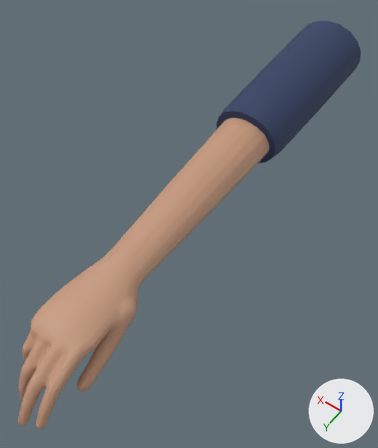
Before and after pictures for a commit that changed the glTF model models/tay/tay_kep.glb.
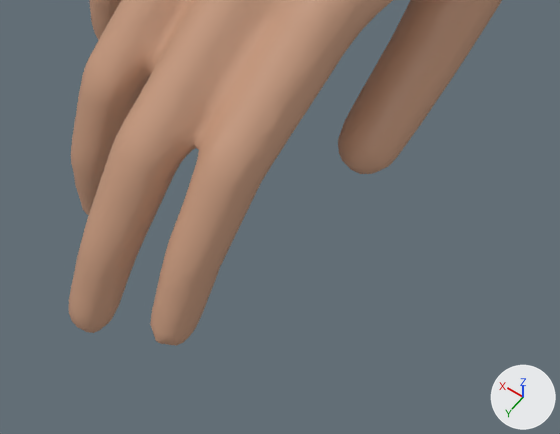
There are two pictures of each version: one whole from a 50 mm lens placed at (-0.263, 0.218, 0.526), pointed at (-0.006, -0.142, -0.041), one close up on the part from 1% to 33% of the width and 79% to 100% of the height. Lighting does not change. The marker at lower right points along +X, +Y and +Z. The first two pictures are the older version. Vertices at exactly the same position are counted once.

The first close-up shows 'tay_kep'.
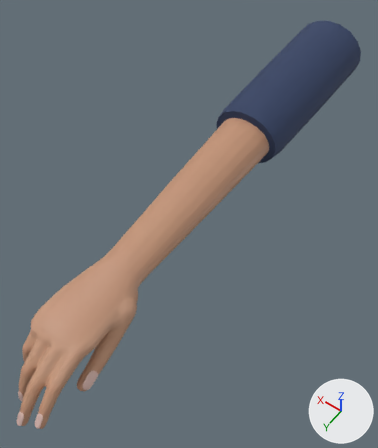
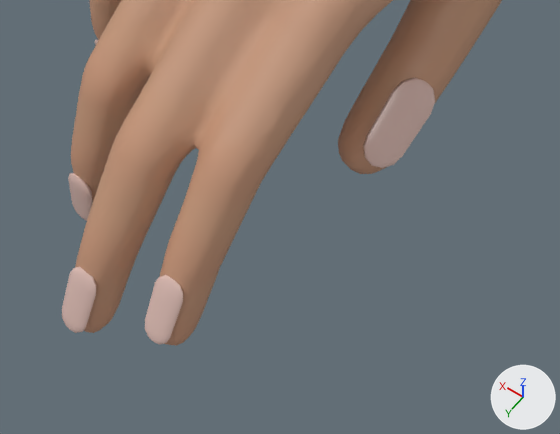
Patch to the scene script:
```diff
--- a/models/tay/tay_kep.glb.py
+++ b/models/tay/tay_kep.glb.py
@@ mat_da @@
 n0 = _N.new('ShaderNodeBsdfPrincipled'); n0.name = 'Principled BSDF'
-n0.inputs[0].default_value = (0.55, 0.31, 0.2, 1.0)  # 'Base Color', brown #c4977c
 n0.inputs[2].default_value = 0.55  # 'Roughness'
 n1 = _N.new('ShaderNodeOutputMaterial'); n1.name = 'Material Output'
+n2 = _N.new('ShaderNodeMix'); n2.name = 'Mix'
+n2.data_type = 'RGBA'
+n2.blend_type = 'MULTIPLY'
+n2.inputs[0].default_value = 1.0  # 'Factor'
+n2.inputs[7].default_value = (0.55, 0.31, 0.2, 1.0)  # 'B', brown #c4977c
+n3 = _N.new('ShaderNodeVertexColor'); n3.name = 'Color Attribute'
 _L.new(n0.outputs[0], n1.inputs[0])  # 'BSDF' to 'Surface'
+_L.new(n2.outputs[2], n0.inputs[0])  # 'Result' to 'Base Color'
+_L.new(n3.outputs[0], n2.inputs[6])  # 'Color' to 'A'
@@ mat_mong @@
+mat_mong = bpy.data.materials.new('Mong')
+# nodes: BsdfPrincipled, Mix, OutputMaterial, VertexColor
+# colours: beige #ddbcb3, mixed with the vertex colours
@@ me_tay_kep @@
 # used by ob_tay_kep; location = (0.0, 0.0, 0.0)
-me_tay_kep.from_pydata(...)  # 4534 vertices, 9060 faces; spans x -0.058..0.058, y -0.56..0.179, z -0.07..0.053
+me_tay_kep.from_pydata(...)  # 5014 vertices, 10000 faces; spans x -0.058..0.058, y -0.56..0.181, z -0.07..0.053
+# me_tay_kep part 1: a new loose piece of 96 vertices spanning x -0.035..-0.026, y 0.16..0.172, z -0.047..-0.032, in mat_mong
+# me_tay_kep part 2: a new loose piece of 96 vertices spanning x -0.014..-0.005, y 0.17..0.181, z -0.056..-0.04, in mat_mong
+# me_tay_kep part 3: a new loose piece of 96 vertices spanning x 0.008..0.016, y 0.154..0.16, z -0.065..-0.047, in mat_mong
+# me_tay_kep part 4: a new loose piece of 96 vertices spanning x -0.049..-0.04, y 0.09..0.112, z -0.046..-0.034, in mat_mong
+# other edits to the shape of me_tay_kep do not show in these pictures
 me_tay_kep.materials.append(mat_da)
 me_tay_kep.materials.append(mat_aoxanhnavy)
+me_tay_kep.materials.append(mat_mong)
```

Pixel boxes (x1, y1, x2, y2) of what changed, in the close-ups (560 x 434 px):
'tay_kep', reshaped
    before: (69, 0, 502, 346)
    after: (62, 0, 502, 346)
part 1 of me_tay_kep, added (beige)
    after: (145, 275, 183, 344)
part 2 of me_tay_kep, added (beige)
    after: (62, 267, 96, 333)
part 3 of me_tay_kep, added (beige)
    after: (68, 173, 93, 221)
part 4 of me_tay_kep, added (brown)
    after: (363, 78, 435, 168)
